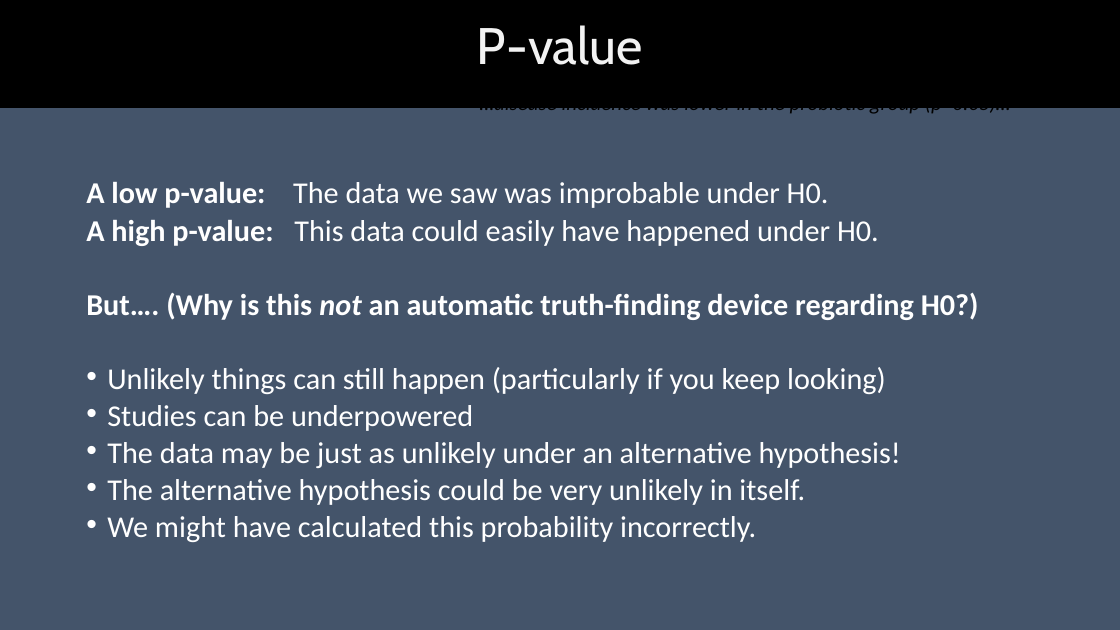
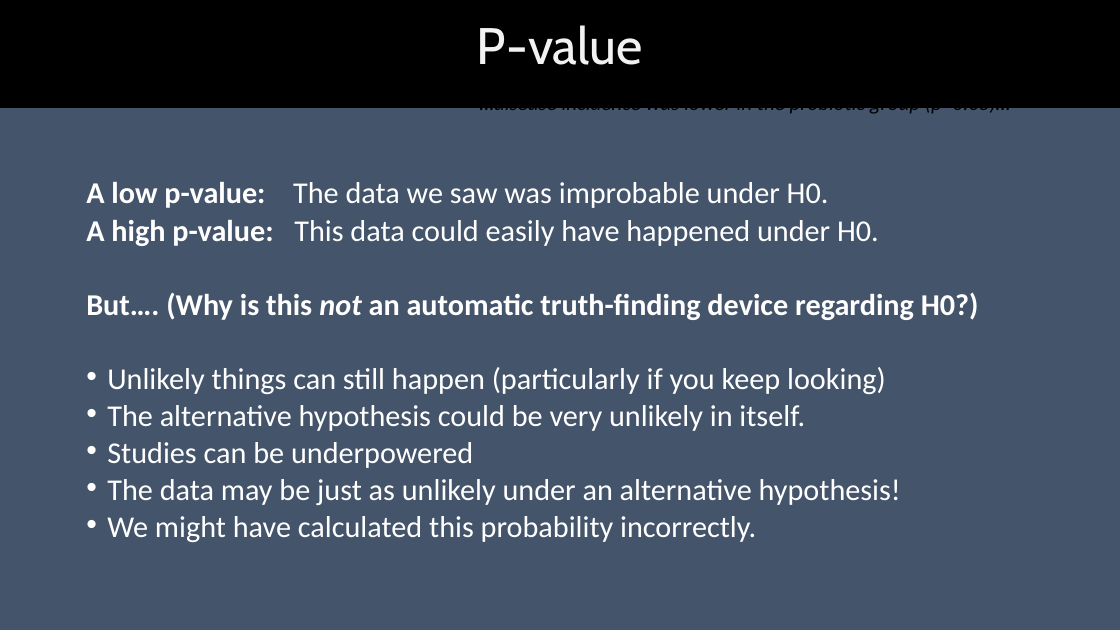
Before and after one commit to georgemsavva/DataScienceGroup, a slide deck: slide 9 of pvalues.pptx. Drawn at 1120x630 pixels with LibreOffice and Linux fonts; fonts in the diff are those of the drawing. Boxes give left, top, right and bottom in pixels: in the first picture for what was removed or moved away, otherwise in the second. Text is boxed around its words. In the diff, an @@ line names an element or a change of style, - is before the commit and + after.

```diff
--- a/pvalues.pptx
+++ b/pvalues.pptx
@@ text at (x1=107, y1=405, x2=805, y2=431): paragraph added @@
+• The alternative hypothesis could be very unlikely in itself.
@@ text at (x1=107, y1=479, x2=805, y2=505): paragraph removed @@
-• The alternative hypothesis could be very unlikely in itself.
```
Also in this commit, not shown: 8 other slides changed, 1 slide added.
